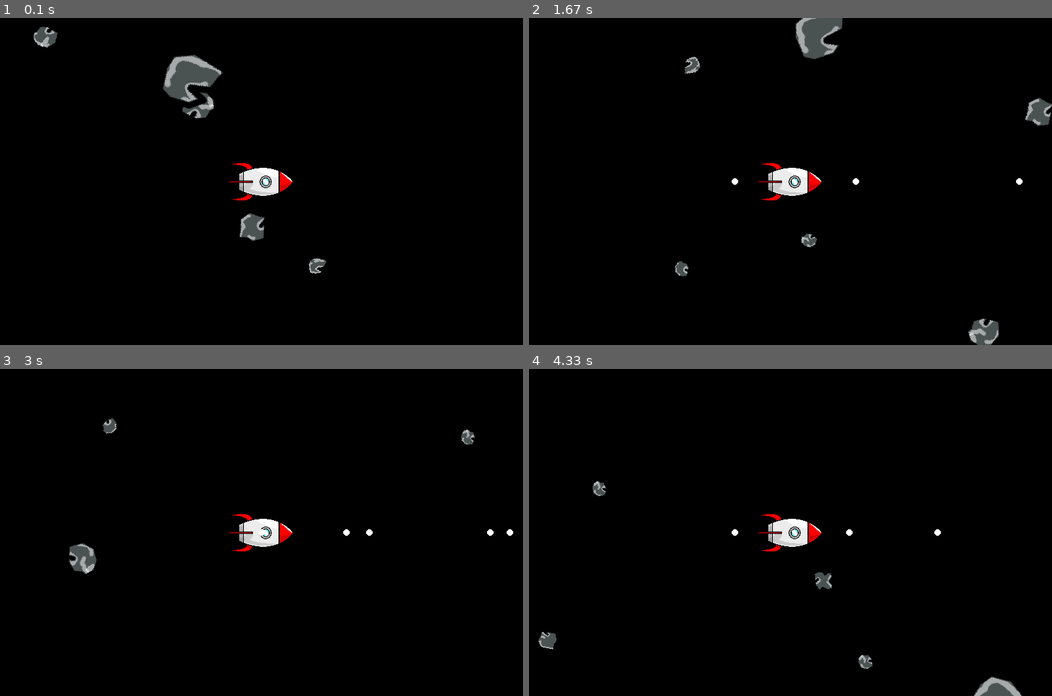
Above: before the commit, frames 1-4 (two rows, left to right).
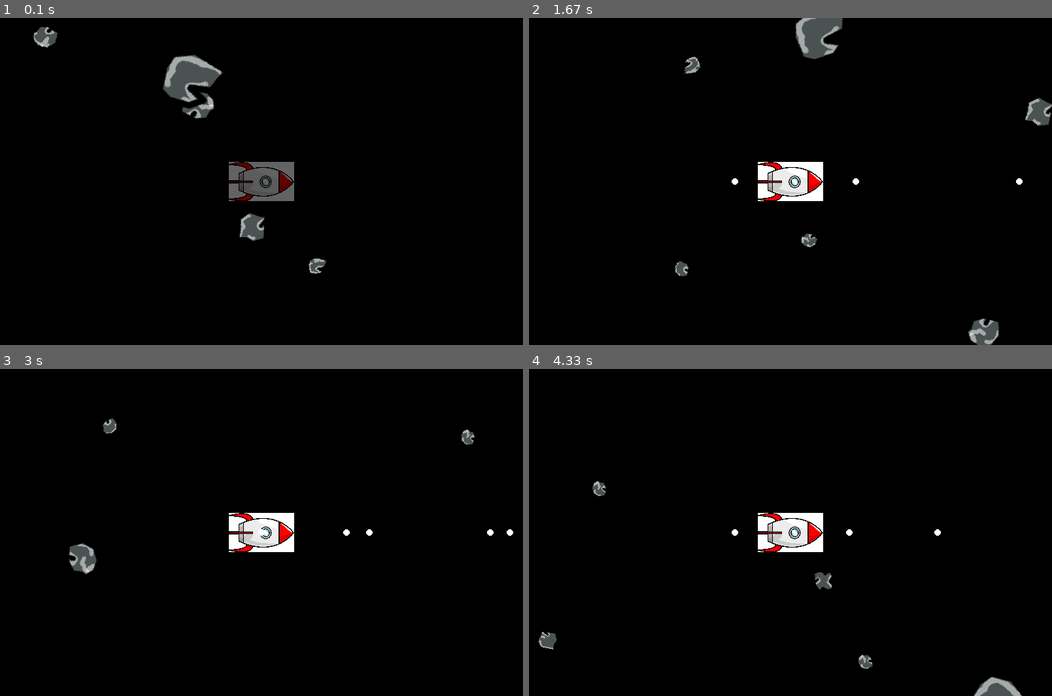
Above: after the commit, the same moments.

Repository: LBPeraza/Pygame-Asteroids
Game: pygame game, started from Game.py
Same seed, same stepped clock (60 frames per second), same inputs: the game is played once before the commit and once after it.
Inputs (mouse positions are in pixels of both pictures, inside the frame that each line leads up to):
- Up to frame 1 (0.1 s): no input
- Up to frame 2 (1.67 s): tap Space at 0.33, 1.07, 1.37, 1.57 s; press the mouse at (853, 210) at 0.7 s; move the mouse to (753, 135) at 0.8 s; release the mouse at (654, 60) at 0.93 s; move the mouse to (800, 70) at 1.03 s; move the mouse to (790, 220) at 1.53 s
- Up to frame 3 (3 s): move the mouse to (177, 424) at 1.87 s; tap Space at 1.9, 2.2, 2.4, 2.7, 2.97 s; move the mouse to (423, 525) at 2.37 s; move the mouse to (444, 597) at 2.93 s
- Up to frame 4 (4.33 s): move the mouse to (664, 591) at 3.27 s; tap Space at 3.3, 3.6, 3.73, 4.13 s; move the mouse to (712, 627) at 3.7 s; move the mouse to (900, 489) at 4.1 s

The runs differ from the first frame. In frame 1, 1.3% of the frame differs, in the area x 43-57%, y 44-56%; in frame 2, 0.6%; in frame 3, 0.6%; in frame 4, 0.6%.

Commit message:
add explosions and invincibility

Diff:
--- /dev/null
+++ b/Explosion.py
@@ -0,0 +1,45 @@
+'''
+Explosion.py
+
+implements the Explosion class
+Lukas Peraza, 2016 for 15-112 Pygame Lecture
+'''
+import pygame
+
+class Explosion(pygame.sprite.Sprite):
+    @staticmethod
+    def init():
+        image = pygame.image.load('images/explosion.png')
+        rows, cols = 5, 5
+        width, height = image.get_size()
+        cellWidth, cellHeight = width / cols, height / rows
+        Explosion.frames = []
+        for i in range(rows):
+            for j in range(cols):
+                subImage = image.subsurface(
+                    (j * cellWidth, i * cellHeight, cellWidth, cellHeight))
+                Explosion.frames.append(subImage)
+
+
+    def __init__(self, x, y):
+        super(Explosion, self).__init__()
+
+        self.x, self.y = x, y
+        self.frame = 0
+        self.frameRate = 20
+        self.aliveTime = 0
+
+        self.updateImage()
+
+    def updateImage(self):
+        self.image = Explosion.frames[self.frame]
+        w, h = self.image.get_size()
+        self.rect = pygame.Rect(self.x - w / 2, self.y - h / 2, w, h)
+
+    def update(self, dt):
+        self.aliveTime += dt
+        self.frame = self.aliveTime // (1000 // self.frameRate)
+        if self.frame < len(Explosion.frames):
+            self.updateImage()
+        else:
+            self.kill()
--- a/Game.py
+++ b/Game.py
@@ -8,6 +8,7 @@
 from Ship import Ship
 from Asteroid import Asteroid
 from Bullet import Bullet
+from Explosion import Explosion
 from pygamegame import PygameGame
 import random
 
@@ -17,7 +18,7 @@
         self.bgColor = (0, 0, 0)
         Ship.init()
         ship = Ship(self.width / 2, self.height / 2)
-        self.shipGroup = pygame.sprite.Group(ship)
+        self.shipGroup = pygame.sprite.GroupSingle(ship)
 
         Asteroid.init()
         self.asteroids = pygame.sprite.Group()
@@ -28,19 +29,28 @@
 
         self.bullets = pygame.sprite.Group()
 
+        Explosion.init()
+        self.explosions = pygame.sprite.Group()
+
     def keyPressed(self, code, mod):
         if code == pygame.K_SPACE:
             ship = self.shipGroup.sprites()[0]
             self.bullets.add(Bullet(ship.x, ship.y, ship.angle))
 
     def timerFired(self, dt):
-        self.shipGroup.update(self.isKeyPressed, self.width, self.height)
+        self.shipGroup.update(dt, self.isKeyPressed, self.width, self.height)
         self.asteroids.update(self.width, self.height)
         self.bullets.update(self.width, self.height)
+        self.explosions.update(dt)
 
-        if pygame.sprite.groupcollide(
-            self.shipGroup, self.asteroids, True, False,
-            pygame.sprite.collide_circle):
+        ship = self.shipGroup.sprite
+
+        if ((not ship.isInvincible()) and
+             pygame.sprite.groupcollide(
+             self.shipGroup, self.asteroids, False, False,
+             pygame.sprite.collide_circle)):
+
+            self.explosions.add(Explosion(ship.x, ship.y))
             self.shipGroup.add(Ship(self.width / 2, self.height / 2))
 
         for asteroid in pygame.sprite.groupcollide(
@@ -52,5 +62,6 @@
         self.shipGroup.draw(screen)
         self.asteroids.draw(screen)
         self.bullets.draw(screen)
+        self.explosions.draw(screen)
 
 Game(800, 500).run()
--- a/Ship.py
+++ b/Ship.py
@@ -15,7 +15,7 @@
     @staticmethod
     def init():
         Ship.shipImage = pygame.transform.rotate(pygame.transform.scale(
-            pygame.image.load('images/spaceship.png').convert_alpha(),
+            pygame.image.load('images/spaceship.png').convert(),
             (60, 100)), -90)
 
     def __init__(self, x, y):
@@ -25,8 +25,13 @@
         self.angleSpeed = 5
         self.angle = 0  # starts pointing straight up
         self.maxSpeed = 20
+        self.invincibleTime = 1500
+        self.timeAlive = 0
+        self.image.set_alpha(100)
 
-    def update(self, keysDown, screenWidth, screenHeight):
+    def update(self, dt, keysDown, screenWidth, screenHeight):
+        self.timeAlive += dt
+
         if keysDown(pygame.K_LEFT):
             self.angle += self.angleSpeed
 
@@ -42,6 +47,11 @@
 
         super(Ship, self).update(screenWidth, screenHeight)
 
+        if self.isInvincible():
+            self.image.set_alpha(100)
+        else:
+            self.image.set_alpha(255)
+
     def thrust(self, power):
         angle = math.radians(self.angle)
         vx, vy = self.velocity
@@ -54,3 +64,6 @@
             vx *= factor
             vy *= factor
         self.velocity = (vx, vy)
+
+    def isInvincible(self):
+        return self.timeAlive < self.invincibleTime
Binary file added: images/explosion.png
